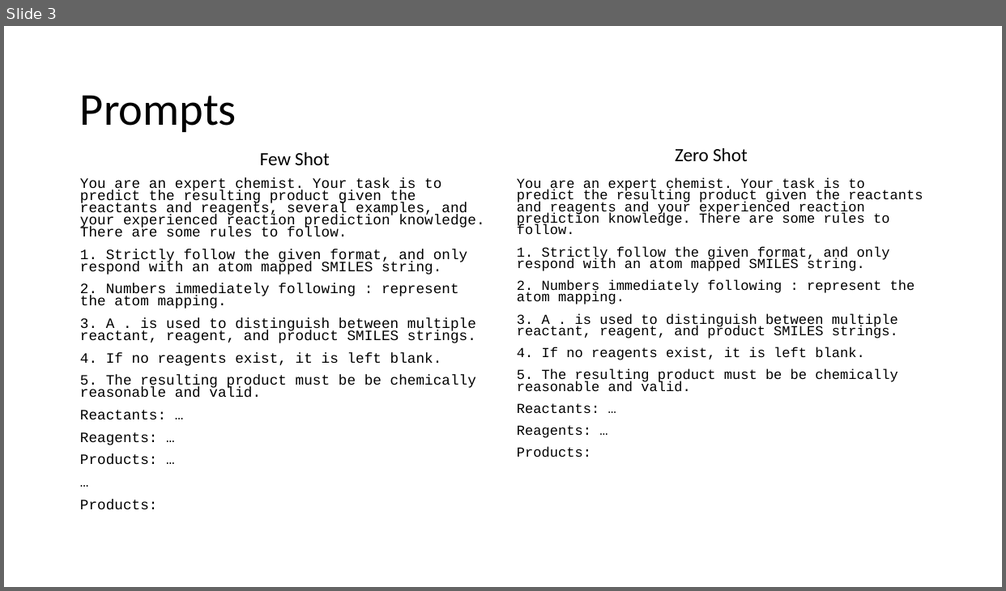
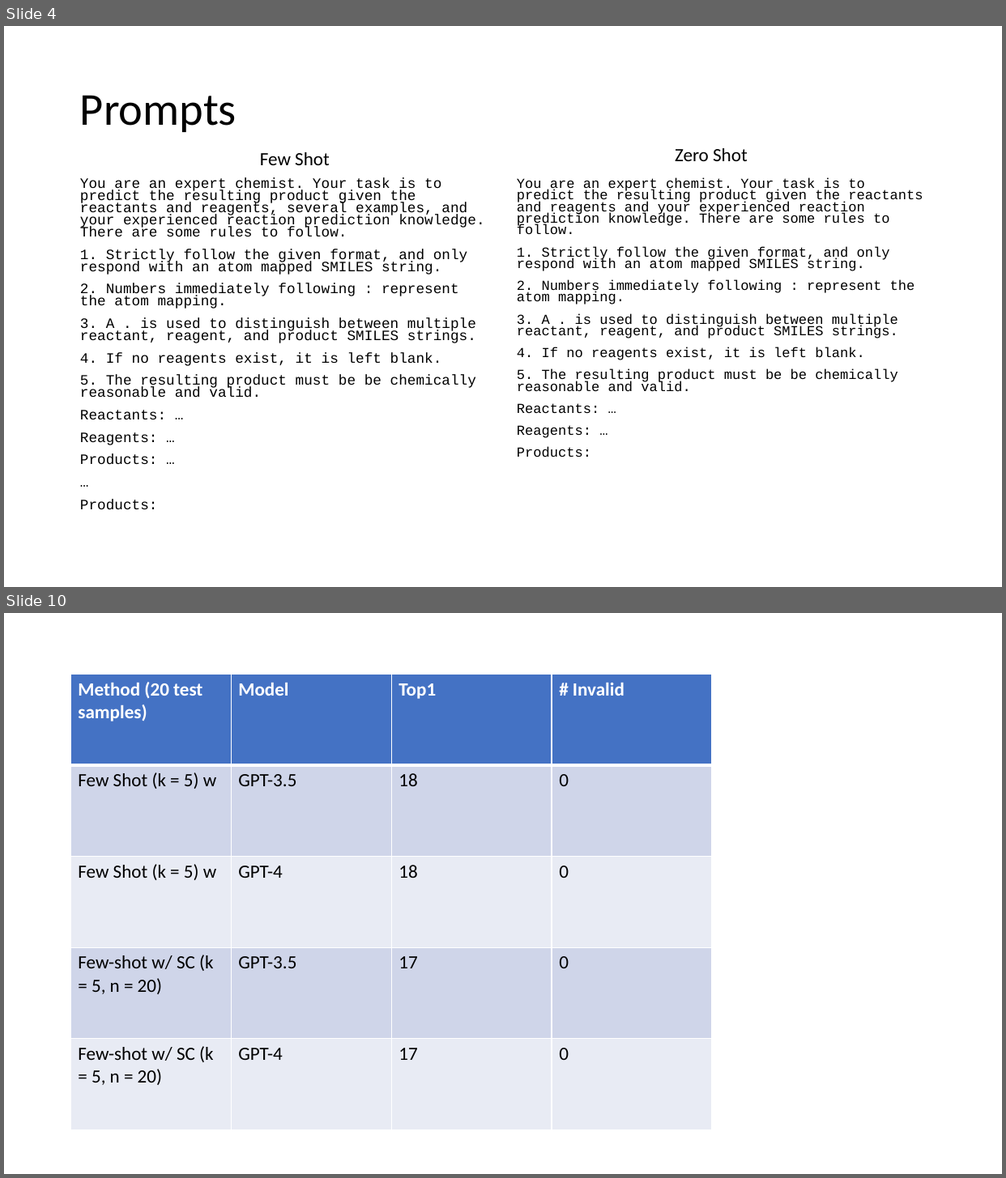
Before and after one commit to JohnDLee/ChemistryPE, a slide deck: pptx/6-13-2023.pptx. Shown one above the other, each under a label of ours: slide 3 before the commit, slides 4 and 10 after it; the slides between them are not shown. The pictures are 1006x591 and 1006x1178 pixels, drawn with LibreOffice and Linux fonts; fonts in the diff are those of the drawing. Boxes give left, top, right and bottom in pixels: in the first picture for what was removed or moved away, otherwise in the second. Text is boxed around its words. In the diff, an @@ line names an element or a change of style, - is before the commit and + after.

```diff
--- a/pptx/6-13-2023.pptx
+++ b/pptx/6-13-2023.pptx
@@ slide 10 added at bbox=[4, 613, 1002, 1174], background #FFFFFF @@
@@ table added at bbox=[70, 675, 711, 1131], 5 rows, 4 columns @@
+Method (20 test samples) | Model | Top1 | # Invalid
+Few Shot (k = 5) w | GPT-3.5 | 18 | 0
+Few Shot (k = 5) w | GPT-4 | 18 | 0
+Few-shot w/ SC (k = 5, n = 20) | GPT-3.5 | 17 | 0
+Few-shot w/ SC (k = 5, n = 20) | GPT-4 | 17 | 0
@@ what was slide 3 is now slide 4 @@
```
Also in this commit, not shown: 6 other slides added, 3 slides removed, 12 other files.
